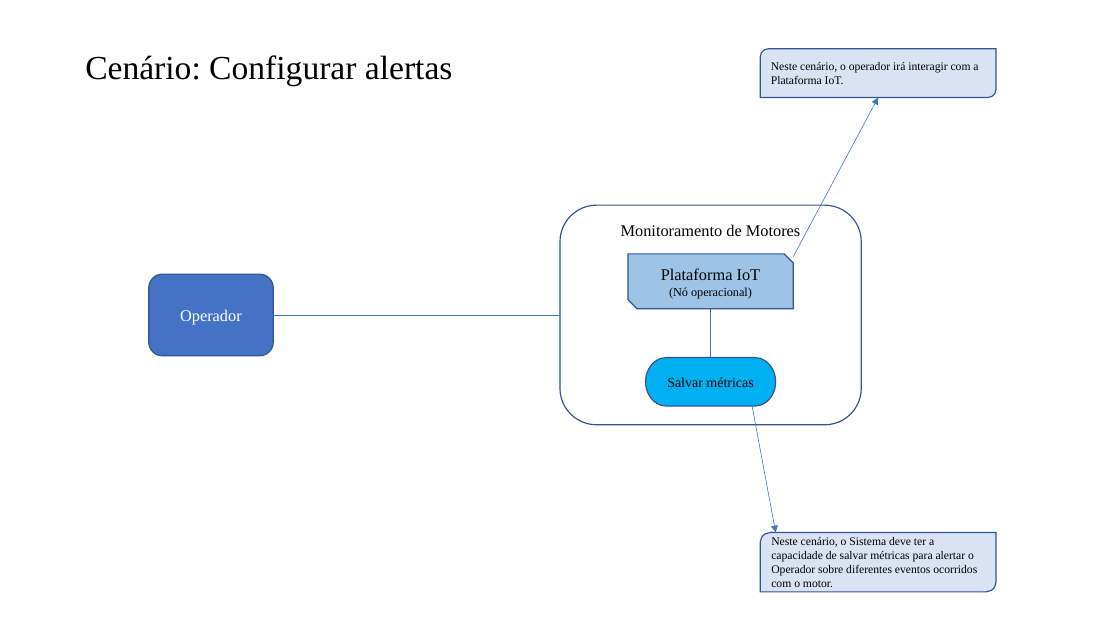
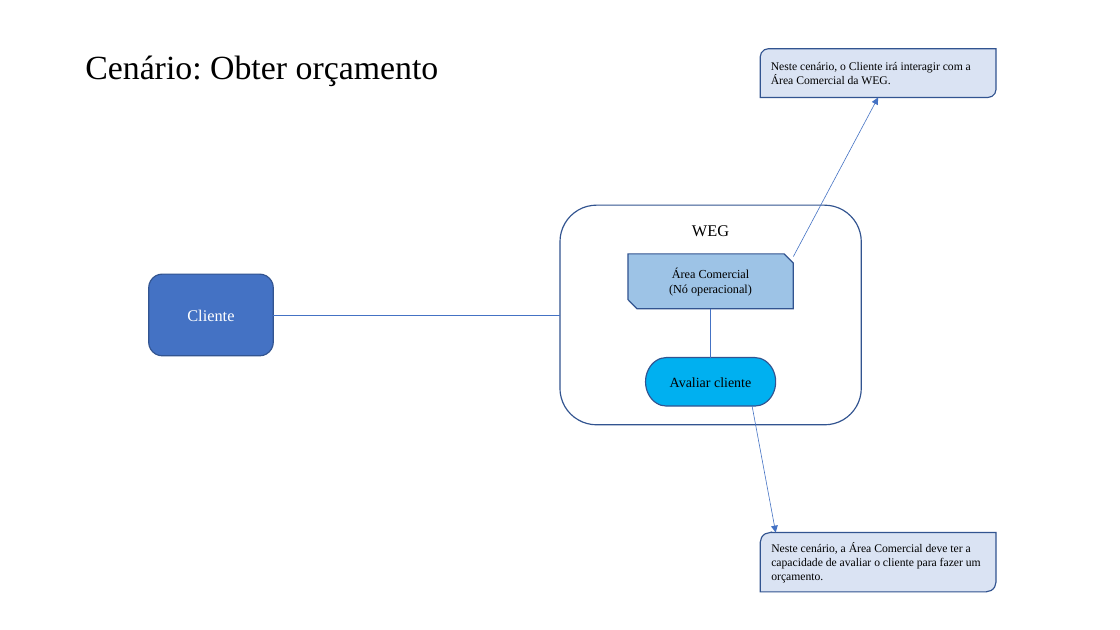
Before and after one commit to IMP-CaioCiaron/Eng-Requisitos, a slide deck: slide 7 of 15. Arquitetura de Negócio para cada Cenário.pptx (slide 5 before the commit). Drawn at 1120x630 pixels with LibreOffice and Linux fonts; fonts in the diff are those of the drawing. Boxes give left, top, right and bottom in pixels: in the first picture for what was removed or moved away, otherwise in the second. Text is boxed around its words. In the diff, an @@ line names an element or a change of style, - is before the commit and + after.

```diff
--- a/15. Arquitetura de Negócio para cada Cenário.pptx
+++ b/15. Arquitetura de Negócio para cada Cenário.pptx
@@ title at box(85, 55, 439, 85): text changed; size 28.8 to 29 pt @@
-Cenário: Configurar alertas
+Cenário: Obter orçamento
@@ text in round diag rect at box(771, 62, 971, 84): text changed @@
-Neste cenário, o operador irá interagir com a Plataforma IoT.
+Neste cenário, o Cliente irá interagir com a Área Comercial da WEG.
@@ text in rounded rectangle at box(692, 225, 729, 236): text changed @@
-Monitoramento de Motores
+WEG
@@ text in snip diag rect at box(672, 269, 750, 278): text changed; size 14 to 10.5 pt @@
-Plataforma IoT
+Área Comercial
@@ text in rounded rectangle at box(187, 309, 234, 321): text changed @@
-Operador
+Cliente
@@ text in pill shape at box(670, 377, 751, 387): text changed @@
-Salvar métricas
+Avaliar cliente
@@ text in round diag rect at box(771, 543, 981, 583): text changed @@
-Neste cenário, o Sistema deve ter a capacidade de salvar métricas para alertar o Operador sobre diferentes eventos ocorridos com o motor.
+Neste cenário, a Área Comercial deve ter a capacidade de avaliar o cliente para fazer um orçamento.
```
Also in this commit, not shown: 6 other slides changed, 1 slide added.
